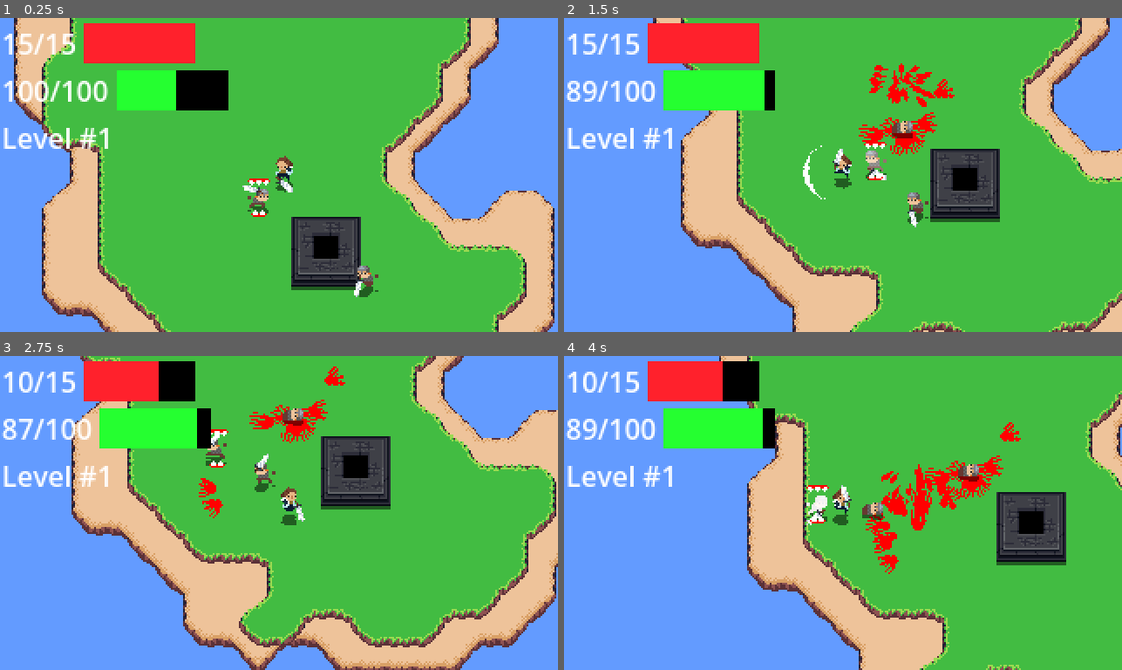
Above: before the commit, frames 1-4 (two rows, left to right).
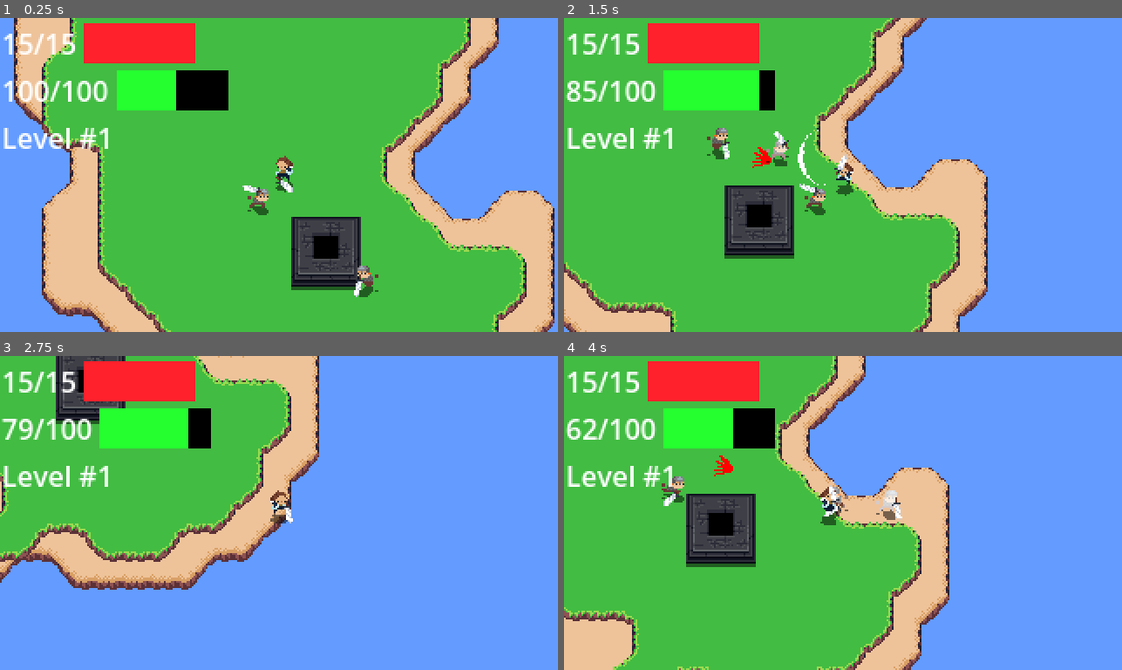
Above: after the commit, the same moments.

Repository: IAmCheeseman/cannibalism-game
Game: Godot game, scene res://scenes/world.tscn
The game is run twice, just before and just after one commit, with the same random seed, the same clock (stepped at 60 frames per second) and the same inputs.
Inputs (mouse positions are in pixels of both pictures, inside the frame that each line leads up to):
- Up to frame 1 (0.25 s): no input
- Up to frame 2 (1.5 s): move the mouse to (965, 159) at 0.52 s; hold D (right) 0.53-1.28 s; tap Space (eat) at 0.6 s; move the mouse to (731, 190) at 1.27 s; hold S (down) from 1.28 s (still down); click (731, 190) at 1.35 s
- Up to frame 3 (2.75 s): tap Space (eat) at 1.55, 2.1 s; move the mouse to (334, 443) at 2.02 s; release S (down) at 2.03 s; hold D (right) from 2.03 s (still down)
- Up to frame 4 (4 s): move the mouse to (815, 575) at 2.77 s; release D (right) at 2.78 s; hold W (up) 2.78-3.53 s; tap Space (eat) at 2.85, 3.8 s; move the mouse to (1010, 560) at 3.52 s; hold A (left) from 3.53 s (still down); click (1010, 560) at 3.6 s

The runs differ from the first frame. In frame 1, 0.1% of the frame differs, in the area x 44-49%, y 51-64%; in frame 2, 75%; in frame 3, 70%; in frame 4, 89%, in the area x 0-100%, y 0-100%.

Commit message:
Balance eating

Diff:
--- a/scenes/damage/health.gd
+++ b/scenes/damage/health.gd
@@ -18,6 +18,9 @@
 
 func _ready() -> void:
   hurtbox.took_damage.connect(take_damage)
+
+func is_below_percentage(percentage: float) -> bool:
+  return health / max_health < percentage
 
 func kill() -> void:
   is_dead = true
--- a/scenes/enemy/cannibalism.gd
+++ b/scenes/enemy/cannibalism.gd
@@ -3,6 +3,7 @@
 @onready var teeth := $Teeth
 
 @export var entity: Enemy
+@export var health: Health
 
 const TEETH_ANIMATION = preload("res://scenes/effects/teeth.tscn")
 
@@ -11,6 +12,9 @@
   teeth.hide()
 
 func _process(_delta: float) -> void:
+  if not health.is_below_percentage(0.5):
+    return
+
   var areas = get_overlapping_areas()
   var player = Player.instance
   if areas.size() == 0:
--- a/scenes/enemy/knight.tscn
+++ b/scenes/enemy/knight.tscn
@@ -131,8 +131,9 @@
 visible = false
 shape = SubResource("CircleShape2D_1vl0i")
 
-[node name="Cannibalism" parent="." node_paths=PackedStringArray("entity") instance=ExtResource("11_6rurn")]
+[node name="Cannibalism" parent="." node_paths=PackedStringArray("entity", "health") instance=ExtResource("11_6rurn")]
 entity = NodePath("..")
+health = NodePath("../Health")
 
 [node name="FleeCheck" type="RayCast2D" parent="."]
 
--- a/scenes/player.gd
+++ b/scenes/player.gd
@@ -59,7 +59,7 @@
   sprite.flip_h = mouse_pos.x > 0
 
   velocity = Utils.delta_lerp(velocity, input * speed * eat_speed_modifier, accel, delta)
-  eat_speed_modifier = min(eat_speed_modifier + delta * 0.5, 1)
+  eat_speed_modifier = min(eat_speed_modifier + delta, 1)
 
   move_and_slide()
 
@@ -93,6 +93,8 @@
   if not is_instance_valid(eat_target):
     eat_target = null
     return
+
+  velocity = Vector2.ZERO
 
   var blood = BLOOD_SPLATTER.instantiate()
   blood.position = eat_target.position
@@ -144,4 +146,4 @@
     health.kill()
 
 func can_override_eat_target() -> bool:
-  return state_machine.get_current_name() != "eat"
+  return not state_machine.get_current_name() in ["eat", "eat_wait"]
